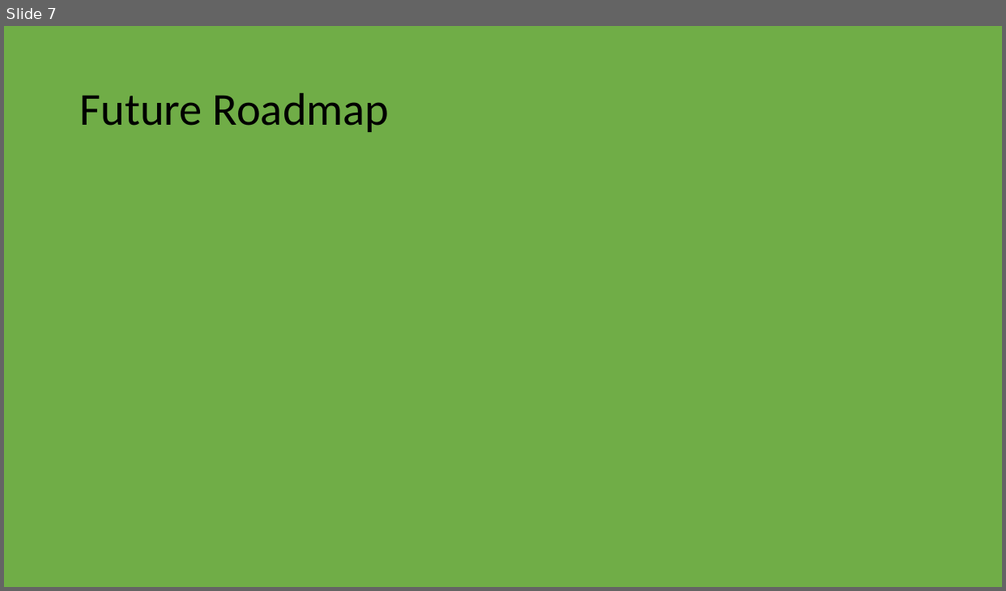
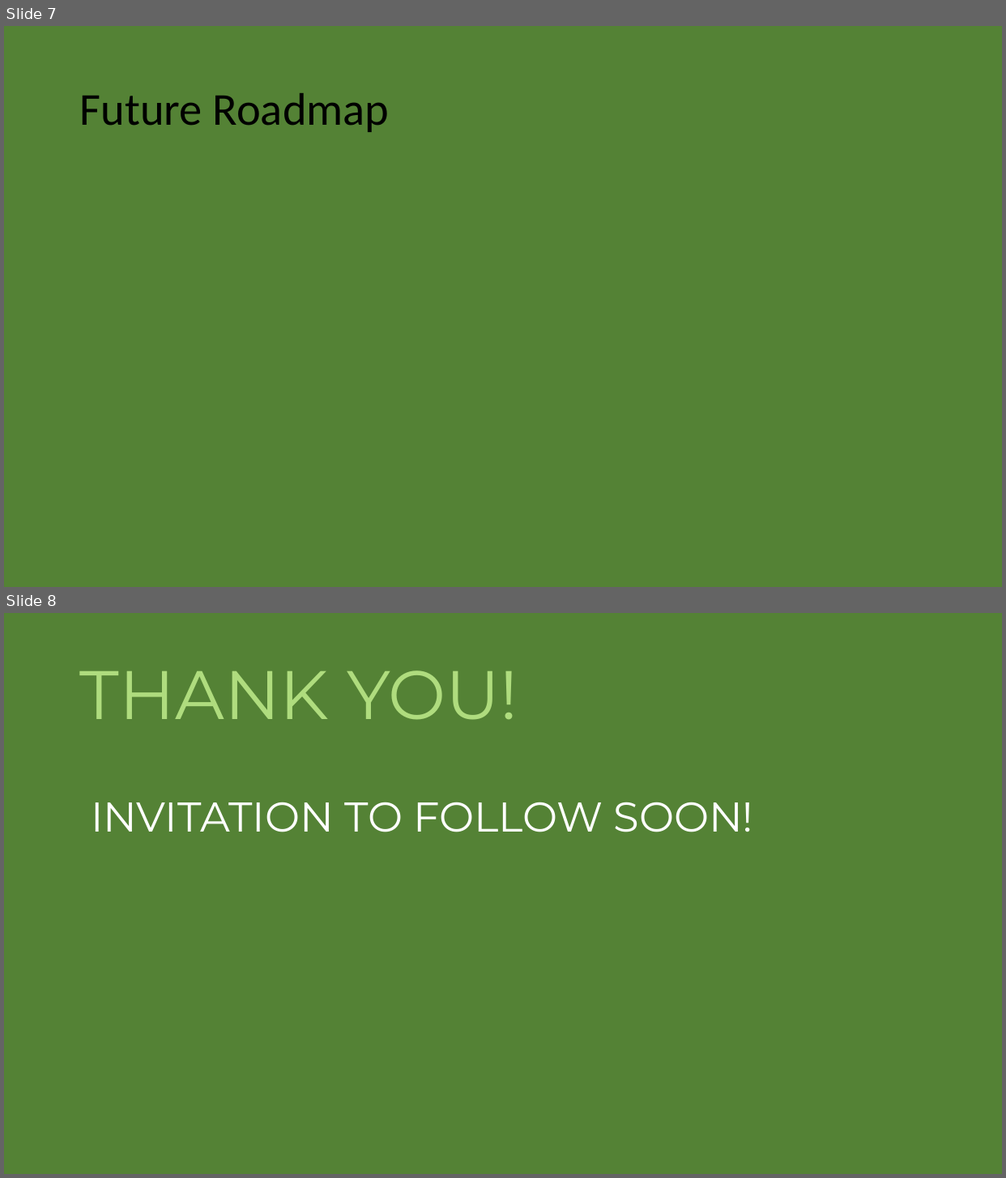
Before and after one commit to Vedang18/ProBOT, a slide deck: probot.pptx. Shown one above the other, each under a label of ours: slide 7 before the commit, slides 7 and 8 after it. The pictures are 1006x591 and 1006x1178 pixels, drawn with LibreOffice and Linux fonts; fonts in the diff are those of the drawing. Boxes give left, top, right and bottom in pixels: in the first picture for what was removed or moved away, otherwise in the second. Text is boxed around its words. In the diff, an @@ line names an element or a change of style, - is before the commit and + after.

```diff
--- a/probot.pptx
+++ b/probot.pptx
@@ slide 8 added at [4, 613, 1002, 1174], background #548235 @@
@@ title added at [80, 671, 518, 720], 66 pt, text #AFDC7E @@
+THANK YOU!
@@ text added at [91, 802, 753, 833], 40 pt, text #FFFFFF @@
+INVITATION TO FOLLOW SOON!
@@ slide 7 changed as well @@
@@ background #70AD47 to #548235 @@
```
Also in this commit, not shown: 3 other slides changed, 3 other slides added, 3 slides removed.
